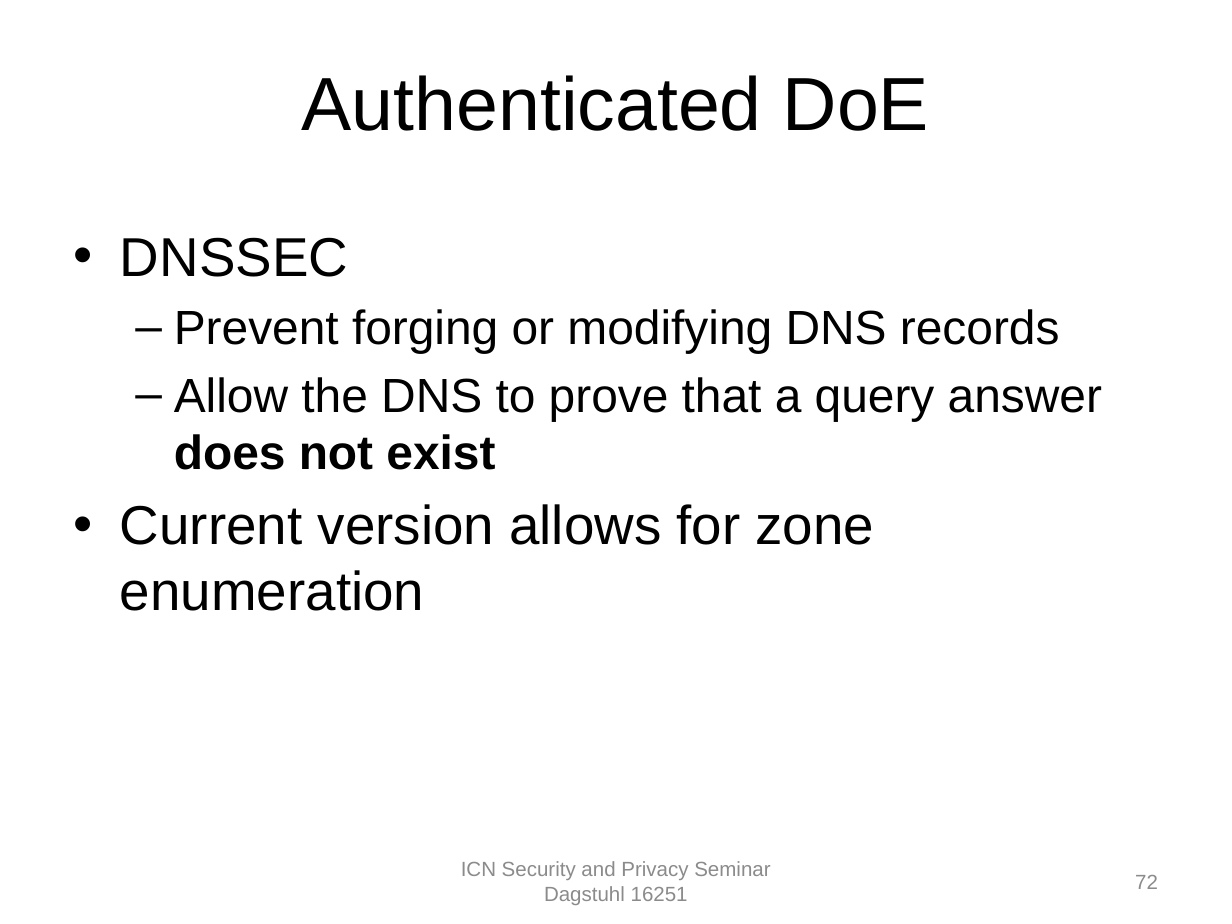
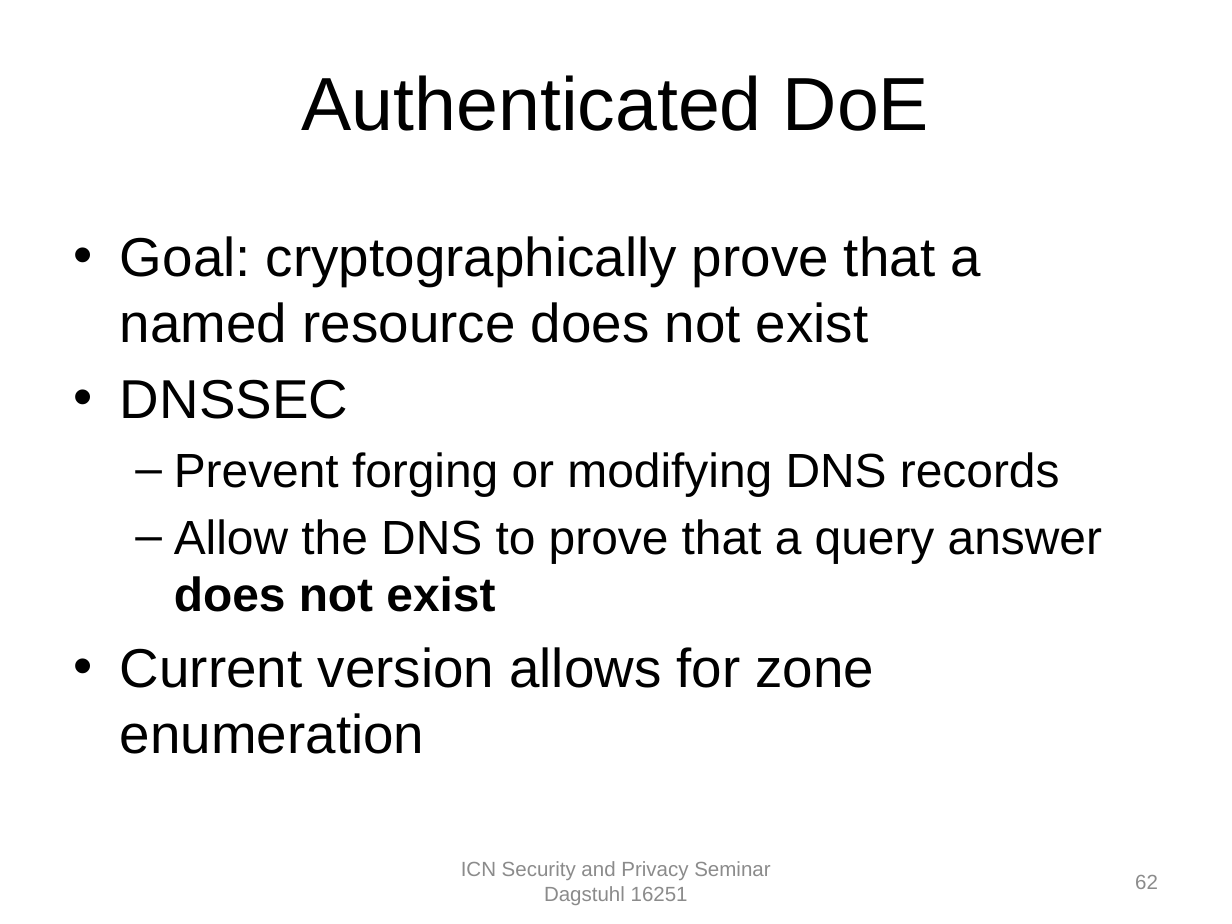
Before and after one commit to chris-wood/dagstuhl16-icn-privacy, a slide deck: slide 62 of talks/crypto_overview.pptx (slide 72 before the commit). Drawn at 1232x924 pixels with LibreOffice and Linux fonts; fonts in the diff are those of the drawing; background and template pictures are left out. Boxes give left, top, right and bottom in pixels: in the first picture for what was removed or moved away, otherwise in the second. Text is boxed around its words. In the diff, an @@ line names an element or a change of style, - is before the commit and + after.

```diff
--- a/talks/crypto_overview.pptx
+++ b/talks/crypto_overview.pptx
@@ text at [120, 236, 980, 343]: paragraph added @@
+• Goal: cryptographically prove that a named resource does not exist
@@ page number at [1135, 875, 1158, 889]: text changed @@
-72
+62
```
Also in this commit, not shown: 27 other slides changed, 3 slides added, 14 slides removed.
